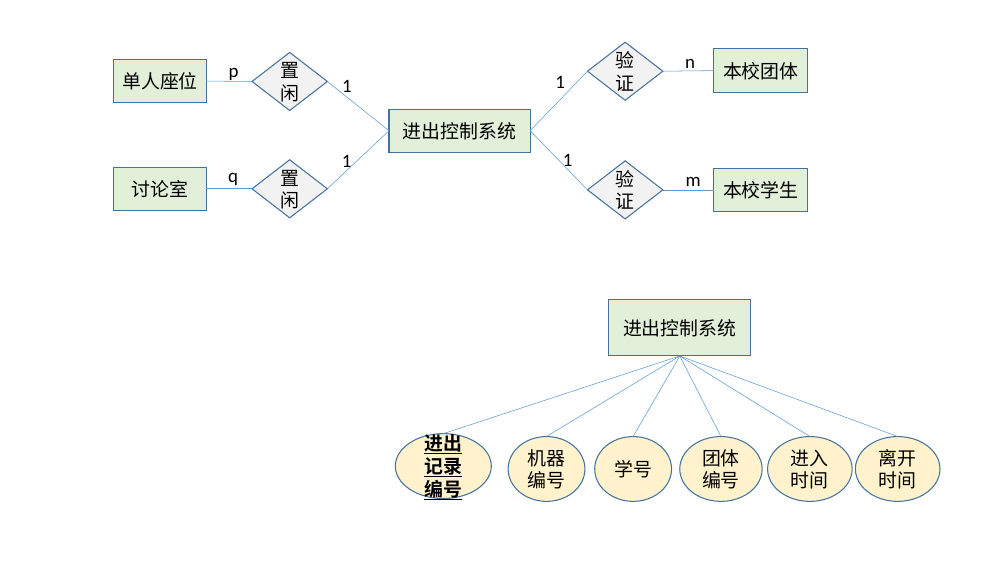
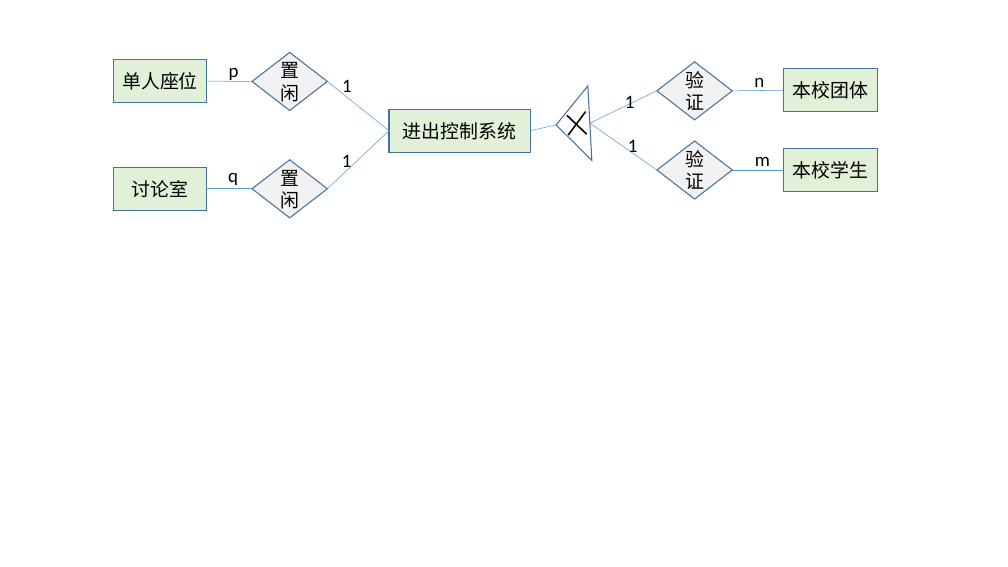
Before and after one commit to huangqiuyu/Database_BUAA, a slide deck: slide 11 of ours/E-R图初稿.pptx. Drawn at 1008x567 pixels with LibreOffice and Linux fonts; fonts in the diff are those of the drawing. Boxes give left, top, right and bottom in pixels: in the first picture for what was removed or moved away, otherwise in the second. Text is boxed around its words. In the diff, an @@ line names an element or a change of style, - is before the commit and + after.

```diff
--- a/ours/E-R图初稿.pptx
+++ b/ours/E-R图初稿.pptx
@@ flow chart merge added at (x1=555, y1=86, x2=593, y2=163), outline #43739E 1 pt @@
@@ line added from (567, 116) to (587, 134), #000000 1.5 pt @@
@@ line added from (586, 112) to (569, 135), #000000 1.5 pt @@
@@ line moved from (530, 131) - (588, 71) to (590, 123) - (657, 91) @@
@@ 2 texts, 1 diamond, 1 rectangle, 1 line moved together from (x1=555, y1=42, x2=808, y2=101) to (x1=625, y1=62, x2=878, y2=120) @@
@@ line added from (530, 131) to (557, 125), #5B9BD5 0.5 pt @@
@@ line moved from (530, 131) - (588, 190) to (590, 123) - (657, 170) @@
@@ text "1" moved from (x1=563, y1=153, x2=573, y2=171) to (x1=628, y1=139, x2=638, y2=157) @@
@@ 1 rectangle, 1 text, 1 diamond, 1 line moved together from (x1=588, y1=161, x2=808, y2=219) to (x1=657, y1=141, x2=878, y2=199) @@
@@ rectangle removed at (x1=609, y1=299, x2=750, y2=356) @@
-进出控制系统
@@ line removed from (680, 356) to (443, 434) @@
@@ line removed from (547, 436) to (680, 356) @@
@@ line removed from (680, 356) to (634, 436) @@
@@ line removed from (810, 436) to (680, 356) @@
@@ line removed from (898, 436) to (680, 356) @@
@@ line removed from (680, 356) to (721, 436) @@
@@ ellipse removed at (x1=395, y1=434, x2=492, y2=499) @@
-进出记录编号
@@ ellipse removed at (x1=508, y1=436, x2=585, y2=501) @@
-机器编号
@@ ellipse removed at (x1=595, y1=436, x2=672, y2=501) @@
-学号
@@ ellipse removed at (x1=680, y1=436, x2=762, y2=501) @@
-团体编号
@@ ellipse removed at (x1=768, y1=436, x2=852, y2=501) @@
-进入时间
@@ ellipse removed at (x1=855, y1=436, x2=940, y2=501) @@
-离开时间
```
Also in this commit, not shown: 1 other slide changed, 1 other file.
